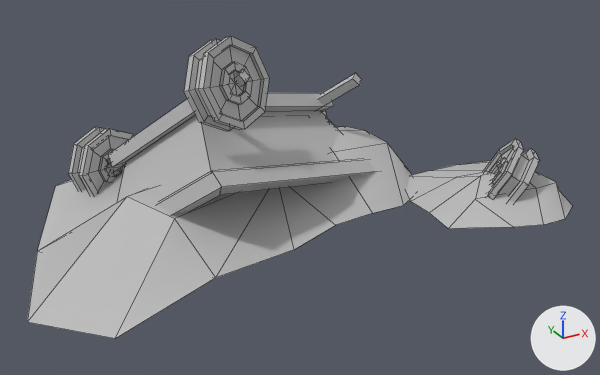
Two versions of the FBX model Unity Project/MinorSkilled/Assets/Models/Placeholders/FallenMinecart.fbx, one commit apart.
Before and after are seen from a 50 mm lens placed at (-0.1048, 0.0684, 0.3181), pointed at (-0.0731, 0.1261, 0.2892). The axes (+X, +Y, +Z) are drawn at lower right. The lights are the same throughout. Mesh edges are drawn as thin lines. Where no turn or scale is listed for an object, it has been applied to the vertices.

Objects in the first picture: 'Cart', 'Dirt', 'Wheel1', 'Wheel2', 'Wheel3'.
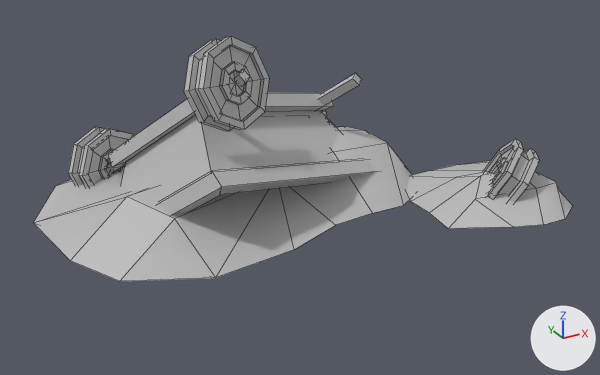
The newer file is also turned or shifted as a whole; pictures and numbers use the older file's frame.

Diff of the bpy script that builds the scene:
```diff
--- a/Unity Project/MinorSkilled/Assets/Models/Placeholders/FallenMinecart.fbx.py
+++ b/Unity Project/MinorSkilled/Assets/Models/Placeholders/FallenMinecart.fbx.py
@@ me_mesh_004 @@
 me_mesh_004.from_pydata(...)  # 56 vertices, 42 faces; spans x -0.0229..0.0229, y -0.0155..0.0155, z -0.0049..0.0049
 # used by ob_dirt; location = (-0.07407, 0.12792, 0.28794)
-me_mesh_004.vertices[4].co = (-0.0203, 0.005, -0.0026)  # pixel (37, 251)
-me_mesh_004.vertices[25].co = (-0.0187, -0.0112, -0.0022)  # pixel (115, 338)
-me_mesh_004.vertices[28].co = (-0.0229, -0.0019, -0.0049)  # pixel (27, 322)
+# me_mesh_004 part 1
+me_mesh_004.vertices[4].co = (-0.0203, 0.005, 0.0)  # pixel (33, 222)
+me_mesh_004.vertices[25].co = (-0.017, -0.0077, 0.0)  # pixel (119, 281)
+me_mesh_004.vertices[28].co = (-0.0193, -0.003, 0.0)  # pixel (70, 260)
 me_mesh_004.materials.append(mat_dirt_m)
```

Where the change shows, as pixel boxes [x1, y1, x2, y2] in the pictures (600 x 375 px; the box of a moved part takes in the faces that stretch with it):
'Dirt', reshaped (27% shorter)
    before: [27, 126, 573, 338]
    after: [33, 126, 573, 281]
part 1 of me_mesh_004, moved or reshaped
    before: [27, 169, 215, 338]
    after: [33, 167, 215, 281]
